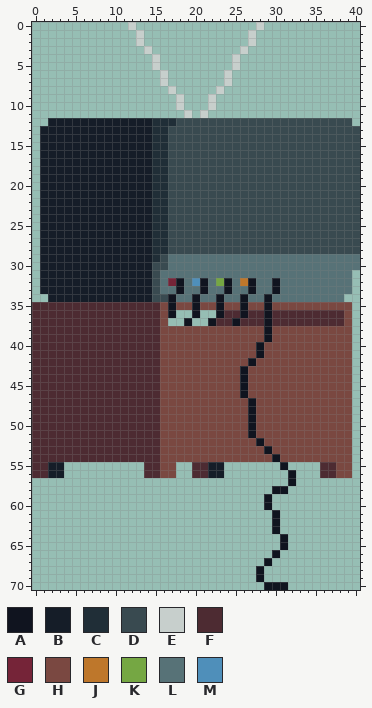
Sprite sheet -- HomeAgainGame/Assets/Sprites/updated stuff/livingroom/tv.png. Above, as it was before the edit.
The file is 41x71 pixels.
Palette (. is transparent): A #10141f  B #151d28  C #202e37  D #394a50  E #c7cfcc  F #4d2b32  G #752438  H #7a4841  J #be772b  K #75a743  L #577277  M #4f8fba
Pixels before (only the part around the change), first column x 17:
53 HHHHHHHHHHHHAHHHHHHHH
54 HHHHHHHHHHHHHAHHHHHHH
55 H..FFBB.......A....FF
56 H..FFBB........A...FF
57 ...............A.....
58 .............AA......
59 ............A........
60 ............A........
61 .............A.......
62 .............A.......
63 .............A.......
64 ..............A......
65 ..............A......
66 .............A.......
67 ............A........
68 ...........A.........
69 ...........A.........
70 ............AAA......
And afterwards:
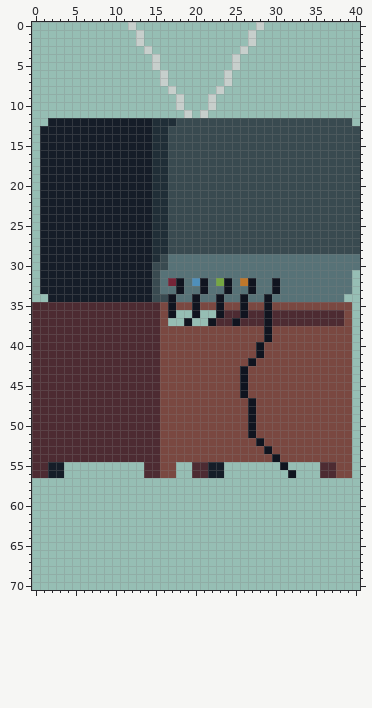
The edit:
The author cleared colour A in row 57 at x 32; in row 58 at x 30 to 31; in rows 59 to 60 at x 29; in rows 61 to 63 at x 30; in rows 64 to 65 at x 31; in row 66 at x 30.
The author cleared colour A in row 67 at x 29; in rows 68 to 69 at x 28; in row 70 at x 29 to 31.
